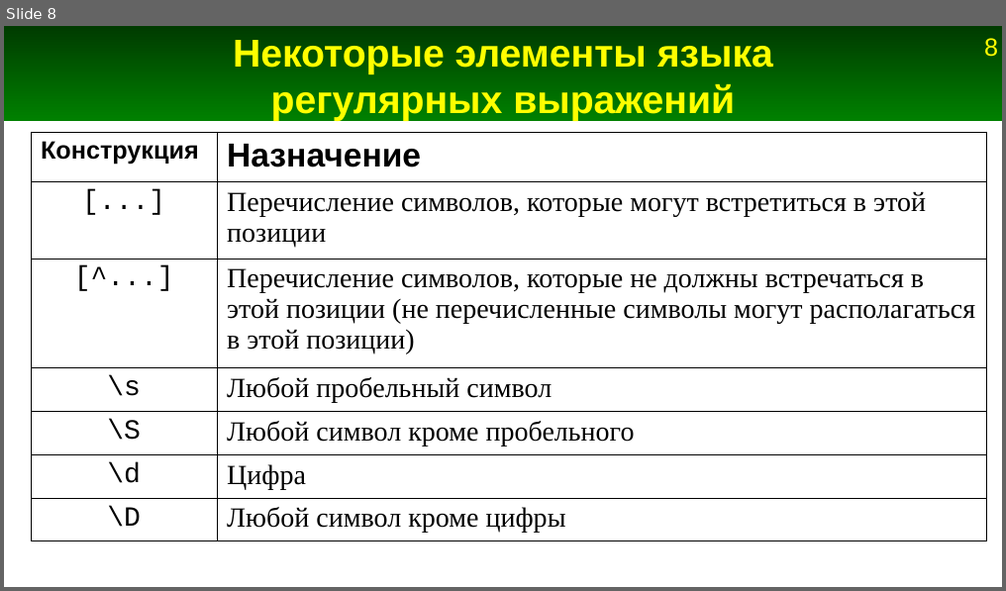
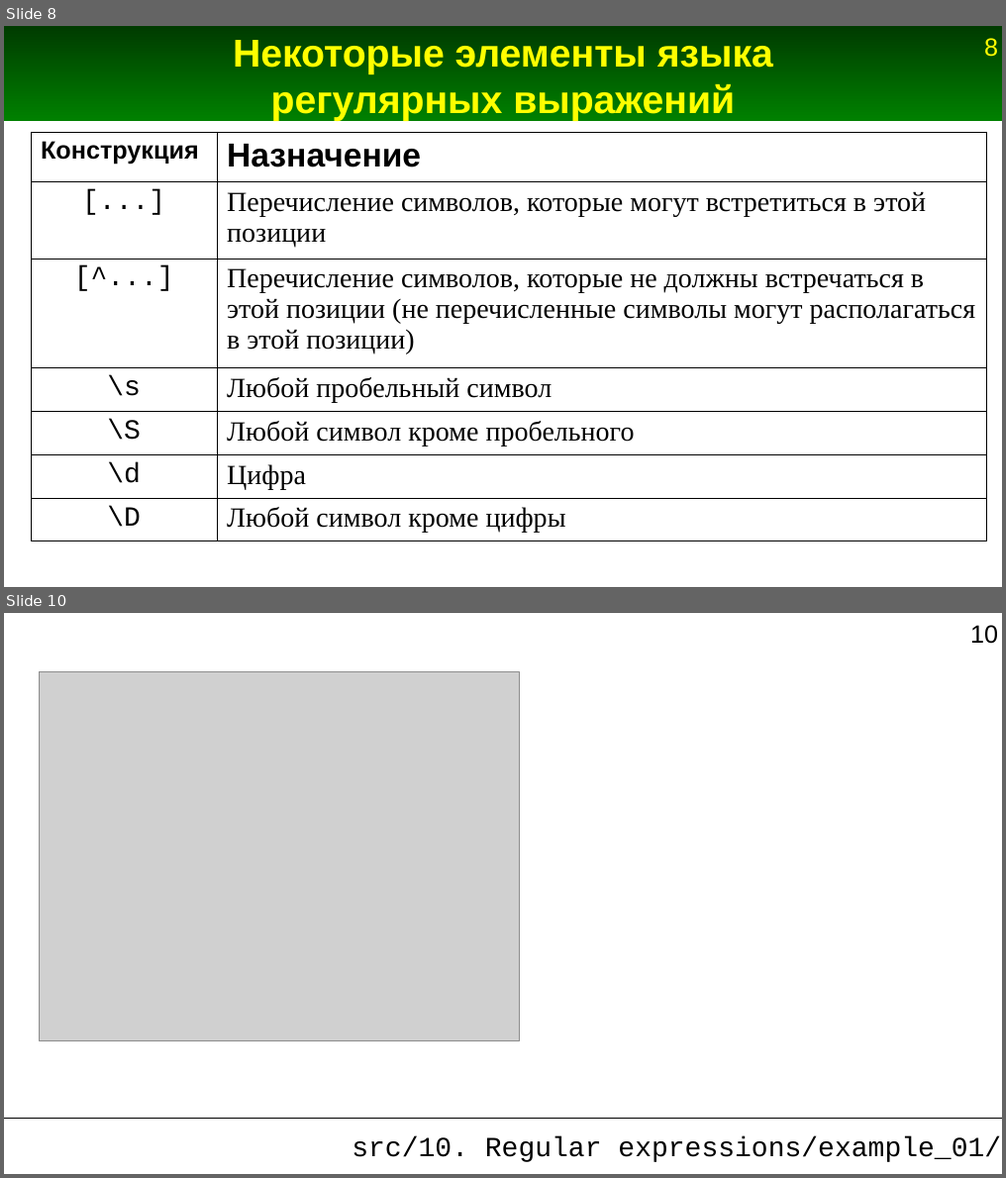
Before and after one commit to Jenyay/python-lectures, a slide deck: presentations/10. Regular expressions.odp. Shown one above the other, each under a label of ours: slide 8 before the commit, slides 8 and 10 after it; the slides between them are not shown. The pictures are 1006x591 and 1006x1178 pixels, drawn with LibreOffice and Linux fonts; fonts in the diff are those of the drawing; grey boxes stand for pictures. Boxes give left, top, right and bottom in pixels: in the first picture for what was removed or moved away, otherwise in the second. Text is boxed around its words. In the diff, an @@ line names an element or a change of style, - is before the commit and + after.

```diff
--- a/presentations/10. Regular expressions.odp
+++ b/presentations/10. Regular expressions.odp
@@ slide 10 added at [4, 613, 1002, 1174], background #FFFFFF; not listed: 1 template element that a slide beside it also shows @@
@@ picture added at [39, 671, 519, 1041] @@
@@ line added from (4, 1118) to (1002, 1118), #000000 0 pt @@
@@ title added at [351, 1138, 1001, 1162], 20 pt, text #000000 @@
+src/10. Regular expressions/example_01/
```
Also in this commit, not shown: 23 other slides added, 1 slide removed, 9 other files.
